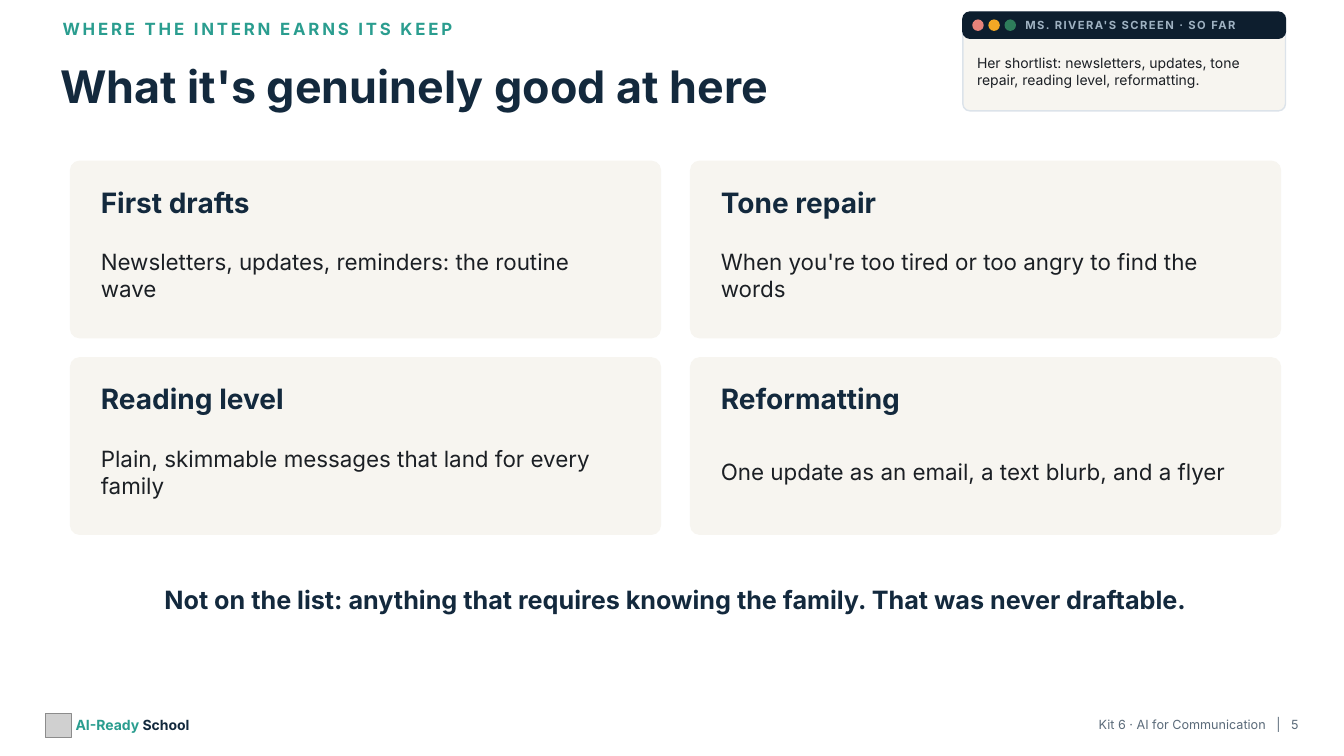
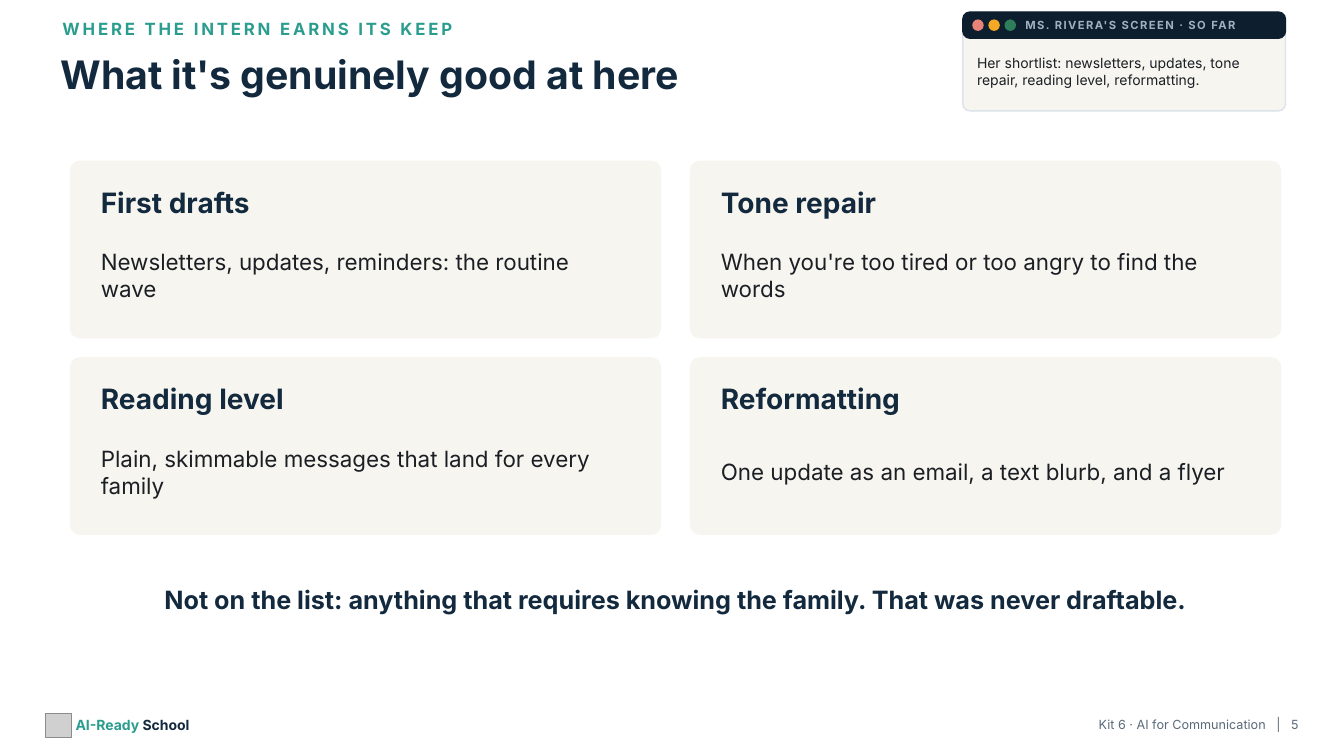
Before and after one commit to aspinozzi1/Ai-School-Ready, a slide deck: slide 5 of kits/kit06/Kit06_PresentationDeck.pptx. Drawn at 1344x756 pixels with LibreOffice and Linux fonts; fonts in the diff are those of the drawing; grey boxes stand for pictures. Boxes give left, top, right and bottom in pixels: in the first picture for what was removed or moved away, otherwise in the second. Text is boxed around its words. In the diff, an @@ line names an element or a change of style, - is before the commit and + after.

```diff
--- a/kits/kit06/Kit06_PresentationDeck.pptx
+++ b/kits/kit06/Kit06_PresentationDeck.pptx
@@ text "What it's genuinely good at ...": place and size @@
-text "What it's genuinely good at ..." at [60, 68, 768, 113]
+text "What it's genuinely good at ..." at [60, 59, 679, 98]
@@ text "What it's genuinely good at ..." at [60, 59, 679, 98]: size 32 to 28 pt; vertical alignment middle to top @@
```
Also in this commit, not shown: 21 other slides changed, 20 other files.
